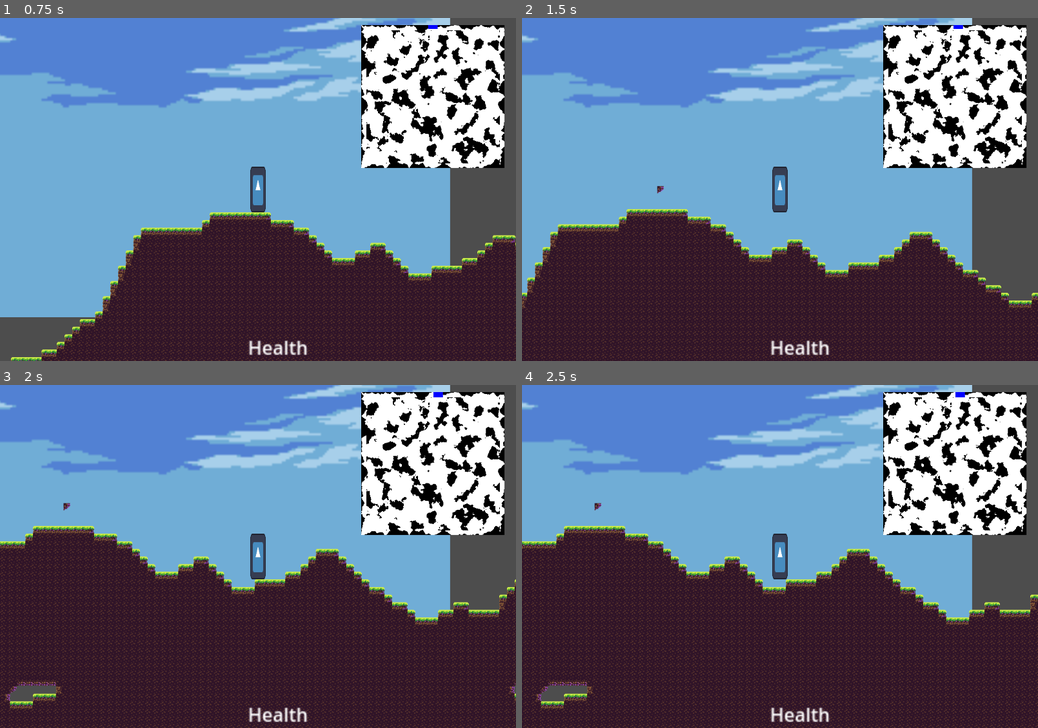
Above: before the commit, frames 1-4 (two rows, left to right).
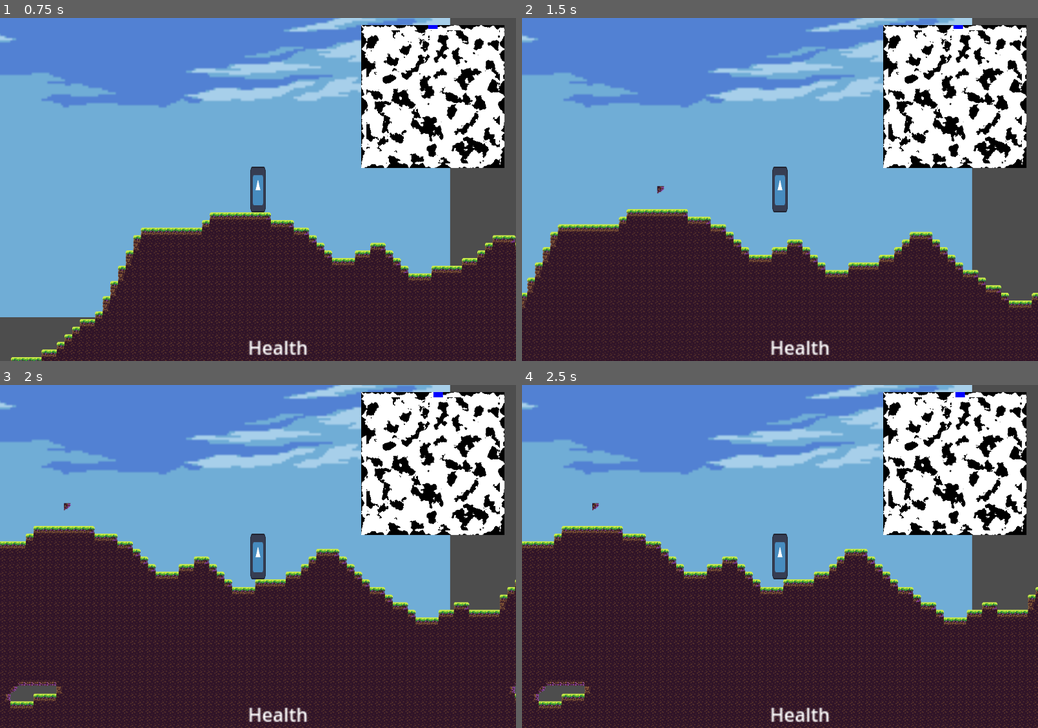
Above: after the commit, the same moments.

Repository: EamonnER/TerraWorlds
Game: Godot game, scene res://game.tscn
The game is run twice, just before and just after one commit, with the same random seed, the same clock (stepped at 60 frames per second) and the same inputs. The engine's default icon, where the game draws it, is replaced by a stand-in: a white triangle on a blue panel in a dark square.
Inputs (mouse positions are in pixels of both pictures, inside the frame that each line leads up to):
- Up to frame 1 (0.75 s): tap Enter at 0.5 s; move the mouse to (371, 172) at 0.52 s; hold D (game_right) from 0.53 s (still down); click (371, 172) at 0.6 s
- Up to frame 2 (1.5 s): keep holding D (game_right); tap Space (game_jump) at 0.77 s; move the mouse to (676, 206) at 1.27 s; right-click (676, 206) at 1.35 s
- Up to frame 3 (2 s): keep holding D (game_right); tap Space (game_jump) at 1.52 s
- Up to frame 4 (2.5 s): move the mouse to (831, 481) at 2.02 s; release D (game_right) at 2.03 s; hold A (game_left) from 2.03 s (still down); click (831, 481) at 2.1 s

Frame 1 is identical in both runs. In frame 2, 0.4% of the frame differs, in the area x 0-100%, y 48-85%; in frame 3, 1.8%; in frame 4, 12%, in the area x 0-100%, y 34-100%.

Commit message:
Slightly refactored how gravity works

Diff:
--- a/entity.tscn
+++ b/entity.tscn
@@ -1,11 +1,13 @@
-[gd_scene load_steps=3 format=3 uid="uid://dxjgwg2nq0m2l"]
+[gd_scene load_steps=4 format=3 uid="uid://dxjgwg2nq0m2l"]
 
+[ext_resource type="Script" path="res://scripts/entity.gd" id="1_g8vr7"]
 [ext_resource type="Texture2D" uid="uid://oehadtam0o37" path="res://icon.svg" id="1_vgn6g"]
 
 [sub_resource type="RectangleShape2D" id="RectangleShape2D_p841a"]
 size = Vector2(32, 96)
 
 [node name="Entity" type="CharacterBody2D"]
+script = ExtResource("1_g8vr7")
 
 [node name="Collision" type="CollisionShape2D" parent="."]
 position = Vector2(16, -48)
--- a/scripts/entity.gd
+++ b/scripts/entity.gd
@@ -10,6 +10,7 @@
 
 # Gravity accelleration
 var gravity = ProjectSettings.get_setting("physics/2d/default_gravity")
+var gravity_vector = ProjectSettings.get_setting("physics/2d/default_gravity_vector")
 var is_rotating = false  # True if up_direction has just been changed in the current frame
 
 func update_rotation():
@@ -23,16 +24,21 @@
 	var above_l2 = true if -coords.y > -coords.x else false
 	if above_l1 and above_l2:  # Top quadrant
 		up_direction = Vector2.UP
+		gravity_vector = Vector2.DOWN
 	elif not above_l1 and above_l2:  # Right quadrant
 		up_direction = Vector2.RIGHT
+		gravity_vector = Vector2.LEFT
 	elif not above_l1 and not above_l2:  # Bottom quadrant
 		up_direction = Vector2.DOWN
+		gravity_vector = Vector2.UP
 	elif above_l1 and not above_l2:
 		up_direction = Vector2.LEFT
+		gravity_vector = Vector2.RIGHT
 
 	if old_up_direction != up_direction:
 		is_rotating = true
 		_on_rotate()
+
 
 func rotate_vector_relative_to_up_direction(vector: Vector2) -> Vector2:
 	# Rotate the input direction to align it with the up_direction
@@ -81,8 +87,9 @@
 
 func _apply_gravity(delta: float) -> void:
 	if motion_mode == MotionMode.MOTION_MODE_GROUNDED and not is_on_floor():
-		var old_velocity = get_relative_velocity().y
-		set_relative_vertical_speed(move_toward(old_velocity, TERMINAL_VELOCITY, gravity*delta))
+		var old_velocity = get_velocity()
+		var new_veloctiy = old_velocity.move_toward(TERMINAL_VELOCITY*gravity_vector, gravity*delta)
+		set_velocity(new_veloctiy)
 
 func jump() -> void:
 	if motion_mode == MotionMode.MOTION_MODE_GROUNDED and is_on_floor():
